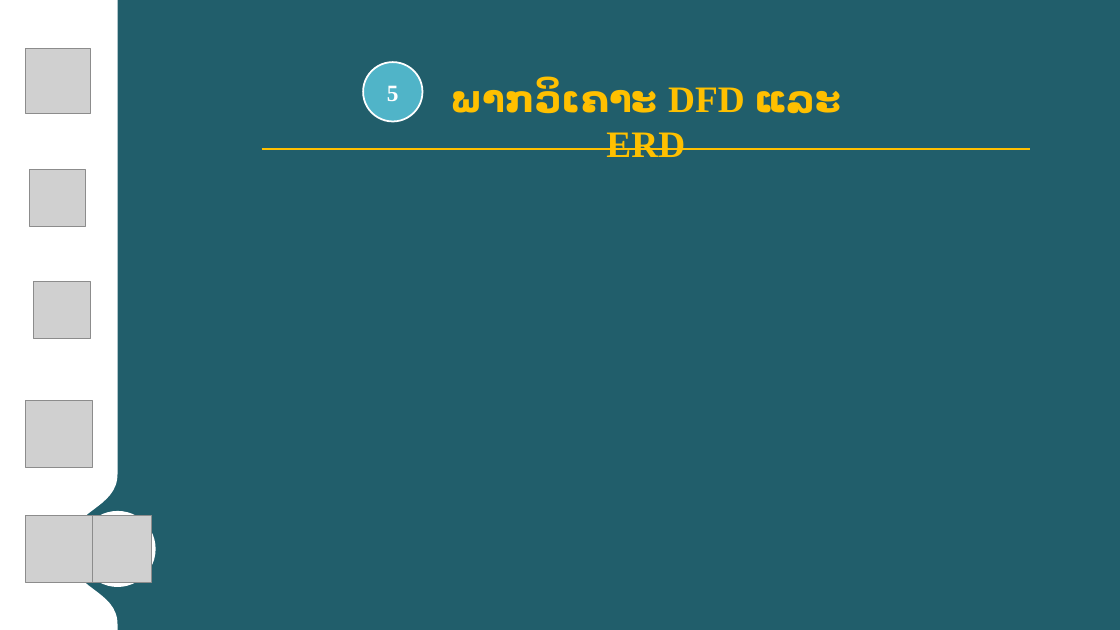
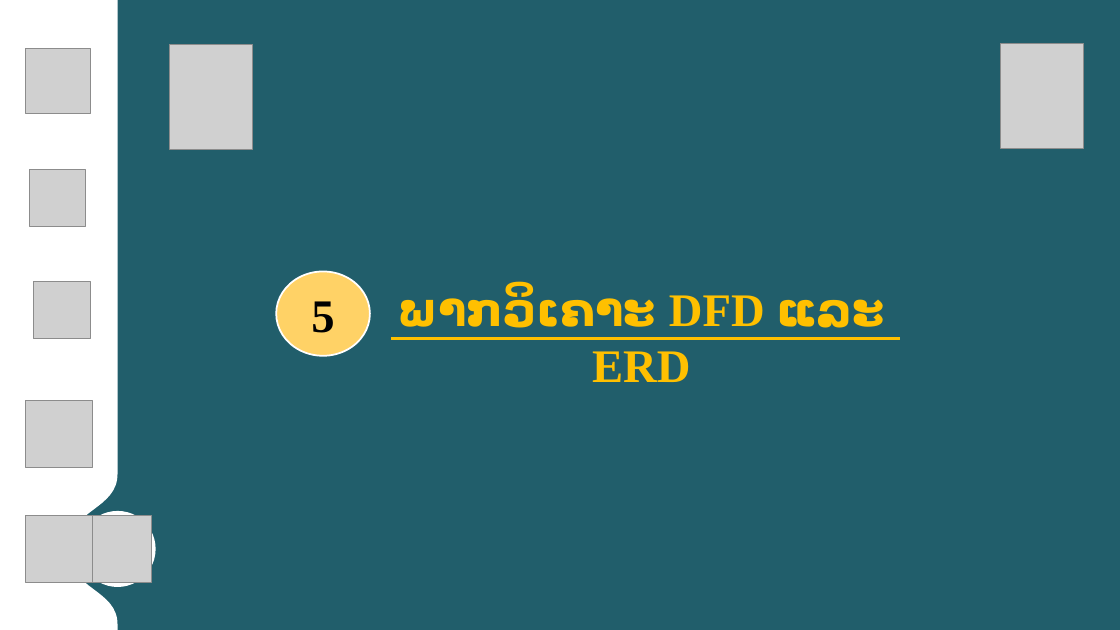
Before and after one commit to Phonekham/BusReservationDocs, a slide deck: slide 12 of Present Final.pptx (slide 7 before the commit). Drawn at 1120x630 pixels with LibreOffice and Linux fonts; fonts in the diff are those of the drawing; grey boxes stand for pictures; background and template pictures are left out. Boxes give left, top, right and bottom in pixels: in the first picture for what was removed or moved away, otherwise in the second. Text is boxed around its words. In the diff, an @@ line names an element or a change of style, - is before the commit and + after.

```diff
--- a/Present Final.pptx
+++ b/Present Final.pptx
@@ picture added at [170,45,253,150] @@
@@ picture added at [1001,44,1084,149] @@
@@ ellipse "5": place and size @@
-ellipse "5" at [363,62,423,122]
+ellipse "5" at [276,271,371,355]
@@ ellipse "5" at [276,271,371,355]: size 20 to 40 pt, text colour #FFFFFF to #000000; fill #50B4C8 to #FFD266 @@
@@ text "ພາກວິເຄາະ DFD ແລະ ERD": place and size @@
-text "ພາກວິເຄາະ DFD ແລະ ERD" at [451,82,842,157]
+text "ພາກວິເຄາະ DFD ແລະ ERD" at [398,288,885,382]
@@ text "ພາກວິເຄາະ DFD ແລະ ERD" at [398,288,885,382]: size 32 to 40 pt @@
@@ line moved from (262, 149) - (1030, 149) to (391, 339) - (900, 339) @@
```
Also in this commit, not shown: 20 other slides changed, 6 slides added, 1 other file.
